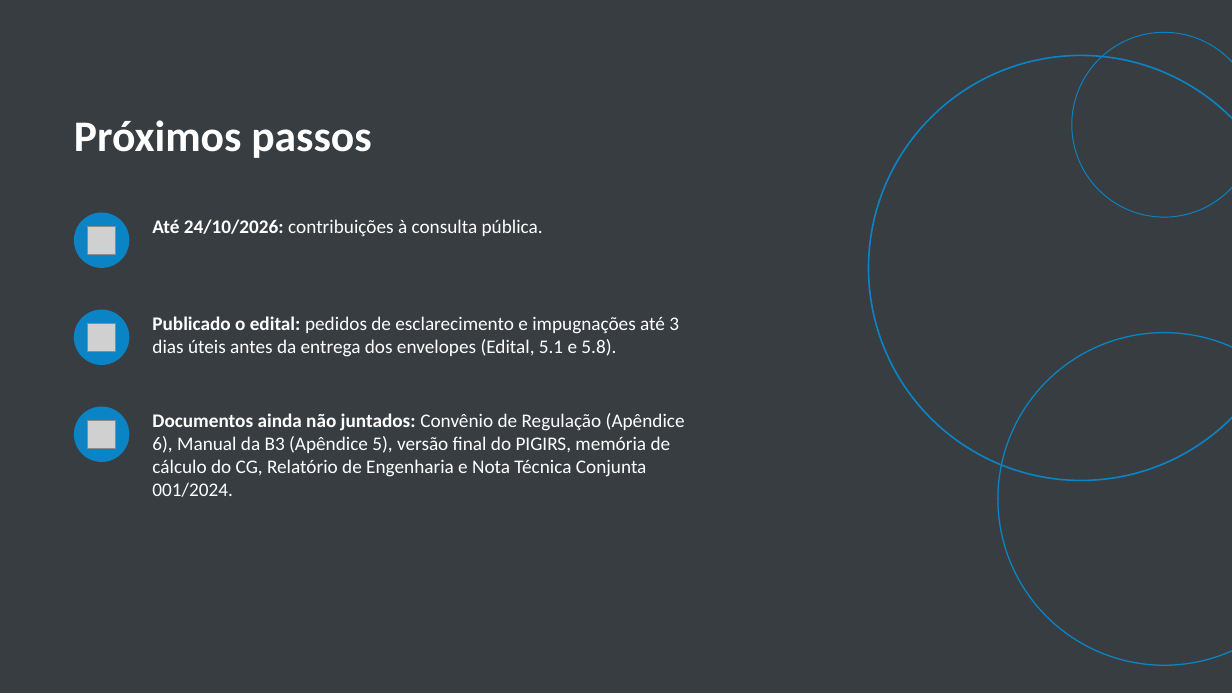
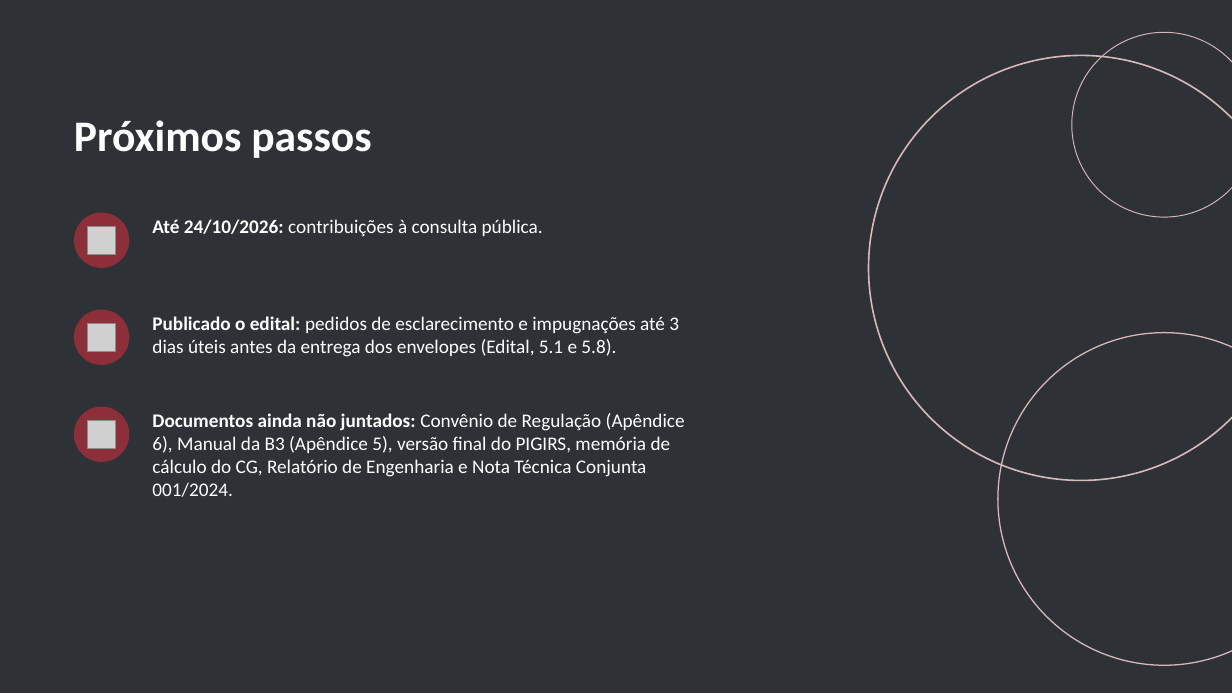
Before and after one commit to matheusdagostino-cyber/Solvi, a slide deck: slide 23 of concessoes/consaude-conc-2026/output/pontos-de-atencao-2026-10-08.pptx. Drawn at 1232x693 pixels with LibreOffice and Linux fonts; fonts in the diff are those of the drawing; grey boxes stand for pictures. Boxes give left, top, right and bottom in pixels: in the first picture for what was removed or moved away, otherwise in the second. Text is boxed around its words. In the diff, an @@ line names an element or a change of style, - is before the commit and + after.

```diff
--- a/concessoes/consaude-conc-2026/output/pontos-de-atencao-2026-10-08.pptx
+++ b/concessoes/consaude-conc-2026/output/pontos-de-atencao-2026-10-08.pptx
@@ background #383D42 to #2E3236 @@
@@ ellipse at (869,55,1232,481): outline #0B84C6 1.25 pt to #D9B8BC 1.25 pt @@
@@ ellipse at (1072,32,1232,217): outline #0B84C6 0.75 pt to #D9B8BC 0.75 pt @@
@@ ellipse at (998,333,1232,665): outline #0B84C6 1 pt to #D9B8BC 1 pt @@
@@ fill #0B84C6 to #8C2F39 in 3 elements at (74,213,129,268), (74,310,129,365), (74,407,129,462) @@
```
Also in this commit, not shown: 20 other slides changed, 1 other file.
